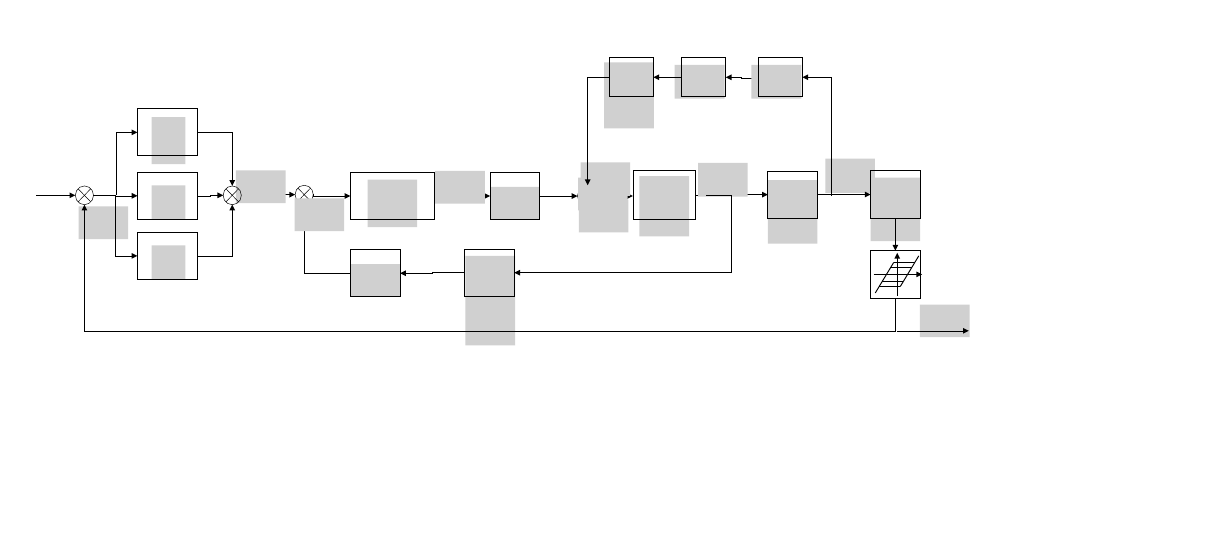
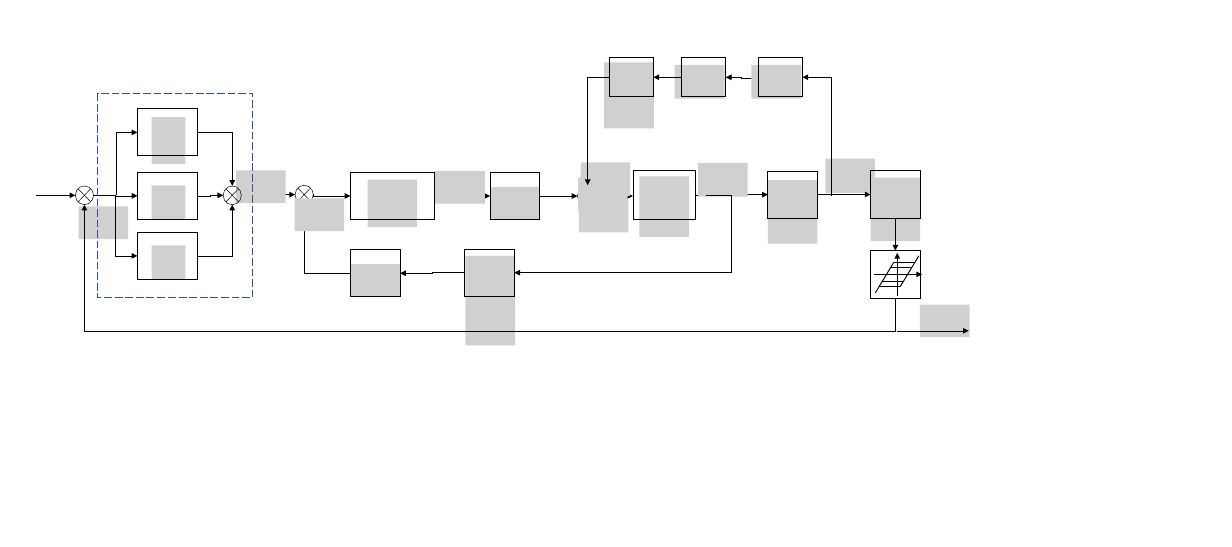
Before and after one commit to orku/graduation_work, a slide deck: slide 7 of txt/schemes.pptx. Drawn at 1232x547 pixels with LibreOffice and Linux fonts; fonts in the diff are those of the drawing; grey boxes stand for pictures. Boxes give left, top, right and bottom in pixels: in the first picture for what was removed or moved away, otherwise in the second. Text is boxed around its words. In the diff, an @@ line names an element or a change of style, - is before the commit and + after.

```diff
--- a/txt/schemes.pptx
+++ b/txt/schemes.pptx
@@ rectangle added at [98,94,253,298], outline #325491 1 pt dashed @@
```
Also in this commit, not shown: 1 other slide changed, 19 slides added, 1 slide removed, 59 other files.
